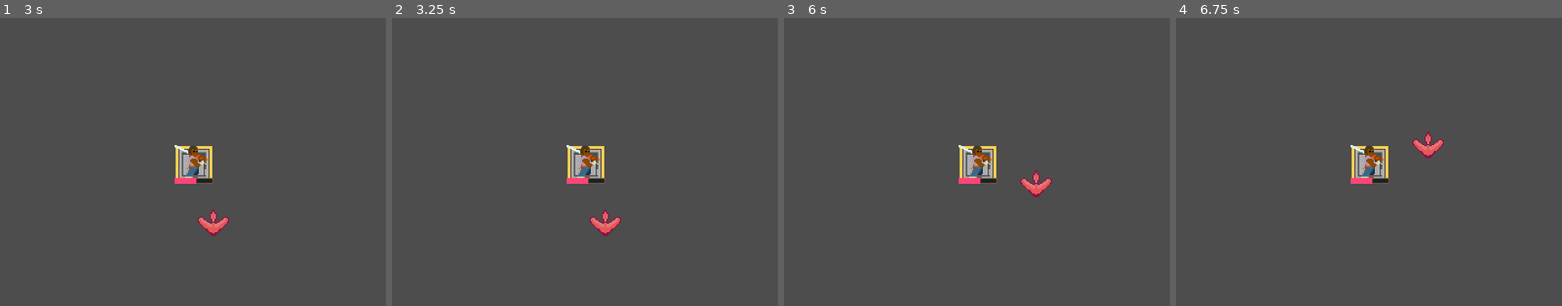
Above: before the commit, frames 1-4 (left to right).
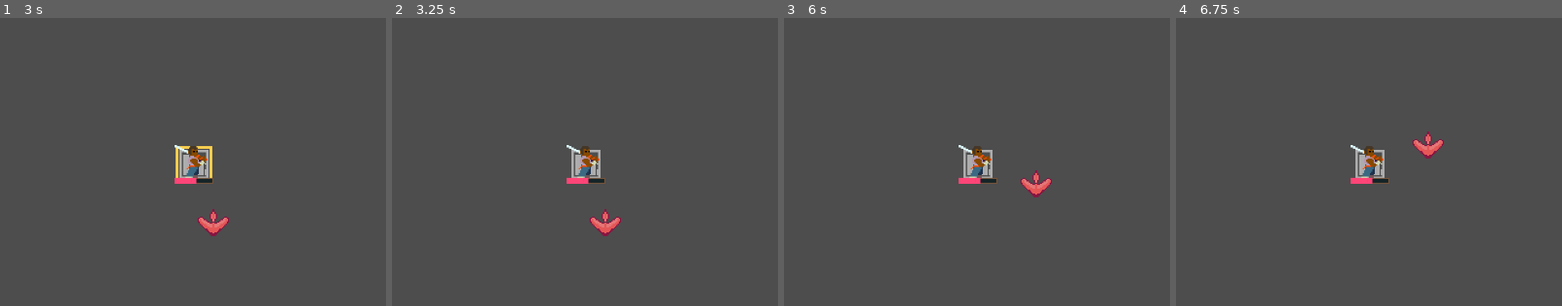
Above: after the commit, the same moments.

Repository: OttoElomaa/godot-4-roguelike-knights
Game: Godot game, scene res://Scenes/world.tscn
Same seed, same stepped clock (60 frames per second), same inputs: the game is played once before the commit and once after it. This scene is started directly instead of the project's main scene.
Inputs (mouse positions are % of the whole screen's width and height, from its top left):
- Up to frame 1 (3 s): tap Enter at 0.5, 2 s; hold Right (ui_right) 0.53-1.28 s; tap 1 (1) at 0.6 s; tap L (L) at 0.8, 1.35 s; tap Space at 1.25, 2.75 s; move the mouse to (30, 55) at 1.27 s; hold Down (ui_down) 1.28-2.03 s; tap O (O) at 1.55, 2.1 s; move the mouse to (60, 28) at 2.02 s; hold Right (ui_right) 2.03-2.78 s; tap P (P) at 2.3, 2.85 s; move the mouse to (45, 70) at 2.77 s; hold Up (ui_up) from 2.78 s (still down)
- Up to frame 2 (3.25 s): keep holding Up (ui_up); tap R (R) at 3.05 s
- Up to frame 3 (6 s): tap Enter at 3.5 s; move the mouse to (80, 65) at 3.52 s; release Up (ui_up) at 3.53 s; hold Left (ui_left) 3.53-5.03 s; tap R (R) at 3.6 s; tap U (u) at 3.8, 4.35 s; tap Space at 4.25 s; move the mouse to (20, 35) at 4.27 s; tap 1 (1) at 4.55, 5.1 s; move the mouse to (55, 50) at 5.02 s; hold Down (ui_down) 5.03-5.78 s; tap L (L) at 5.3 s; move the mouse to (35, 25) at 5.77 s; hold Right (ui_right) from 5.78 s (still down); tap 2 (2) at 5.85 s
- Up to frame 4 (6.75 s): tap O (O) at 6.05 s; move the mouse to (72, 45) at 6.52 s; release Right (ui_right) at 6.53 s; hold Up (ui_up) from 6.53 s (still down); tap 3 (3) at 6.6 s
The pictures show only the part of the screen within x 25-75%, y 25-75%; the shares and areas given below are measured in that part.

Frame 1 is identical in both runs. In frame 2, 0.2% of the frame differs, in the area x 45-56%, y 44-56%; in frame 3, 0.2%; in frame 4, 0.2%.
Error in both runs: Cannot call method 'get_cell_source_id' on a null value. (res://Scripts/WorldScripts/roguelike_tiles.gd:174)

Commit message:
Targeting - Fixed various bugs and bad design

Diff:
--- a/Scripts/Skills/BasicPhysicalAttack.gd
+++ b/Scripts/Skills/BasicPhysicalAttack.gd
@@ -24,6 +24,8 @@
 	var target = targets[0]
 	if actor.isPlayer:
 		target = actor.selectedTarget
+	if not target:
+		return null
 
 
 
@@ -33,9 +35,11 @@
 	var success = false
 
 	for i in range(attacksCount):
-		var newSuccess:bool = target.stats.handlePhysicalHit(damage)
-		if newSuccess:
-			success = true
+		if is_instance_valid(target):
+
+			var newSuccess:bool = target.stats.handlePhysicalHit(damage)
+			if newSuccess:
+				success = true
 
 	#### POST THE FIRST HALF IF LAST HALF FAILS
 	#if not success:
--- a/Scripts/WorldScripts/playerTargeting.gd
+++ b/Scripts/WorldScripts/playerTargeting.gd
@@ -32,16 +32,27 @@
 	for creature in creatures:
 		if creature == player:
 			pass
+		elif not creature.isEnemy:
+			pass
 		elif lineOfSight.lineOfSightBetweenObjects(player, creature):
-			#if grid.getGridDistance(player, creature) <= 15:
-			targetsDict[counter] = creature
-			counter += 1
+			if is_instance_valid(creature):
+				targetsDict[counter] = creature
+				counter += 1
 
 
 func autoSetTarget():
 
 	selectionNum = 0
 
+	#### NOTHING TO TARGET?
+	if targetsDict.is_empty():
+		$TargetingIcon.hide()
+		player.selectedTarget = null
+		return
+	else:
+		$TargetingIcon.show()
+
+	#### PICK CLOSEST TARGET
 	var closest:Node = targetsDict.values()[0]
 	for creature in targetsDict.values():
 		var distCre = grid.getGridDistance(player, creature)
@@ -64,6 +75,14 @@
 
 func shuffleTargets():
 
+	#### NOTHING TO TARGET?
+	if targetsDict.is_empty():
+		$TargetingIcon.hide()
+		player.selectedTarget = null
+		return
+	else:
+		$TargetingIcon.show()
+
 	var dictSize = targetsDict.size()
 
 	#### SHUFFLE THROUGH THEIR NUMBER TAGS. HITTING TOP RETURNS TO START
--- a/Scripts/WorldScripts/world.gd
+++ b/Scripts/WorldScripts/world.gd
@@ -286,6 +286,7 @@
 		isFirstTurn = false
 
 	#### CREATE LIST OF CURRENT TARGETS
+	await get_tree().process_frame
 	$Utilities/Targeting.createTargetingDict()
 	$Utilities/Targeting.autoSetTarget()
 
